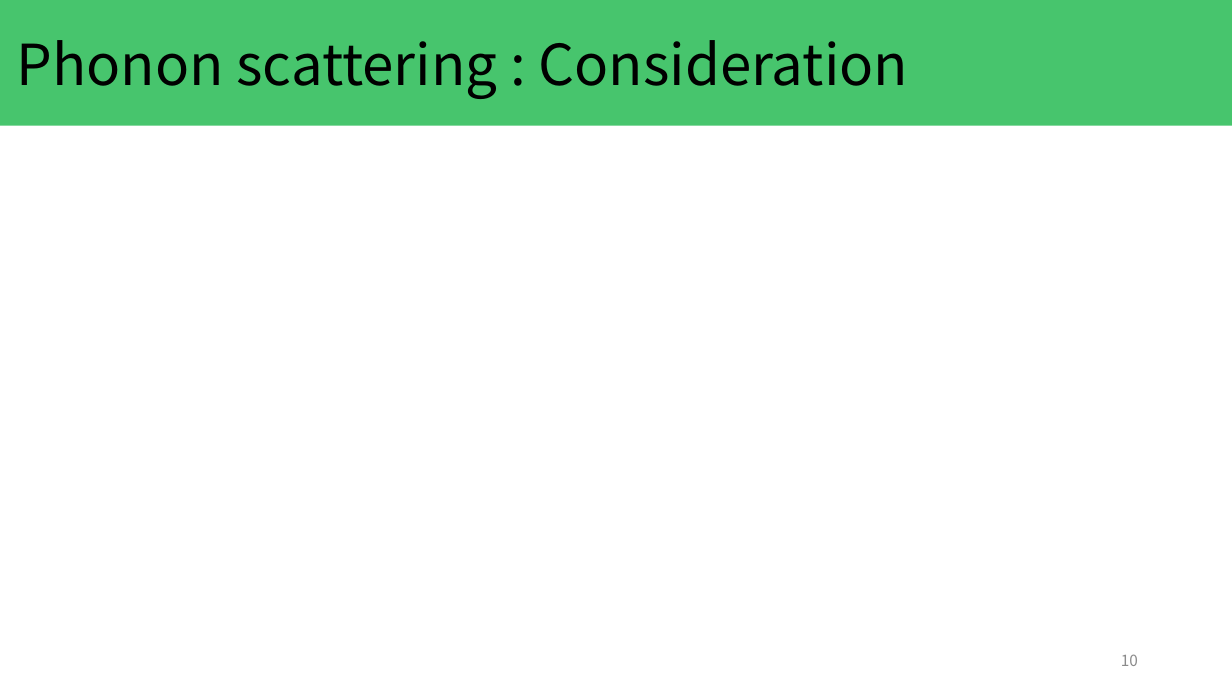
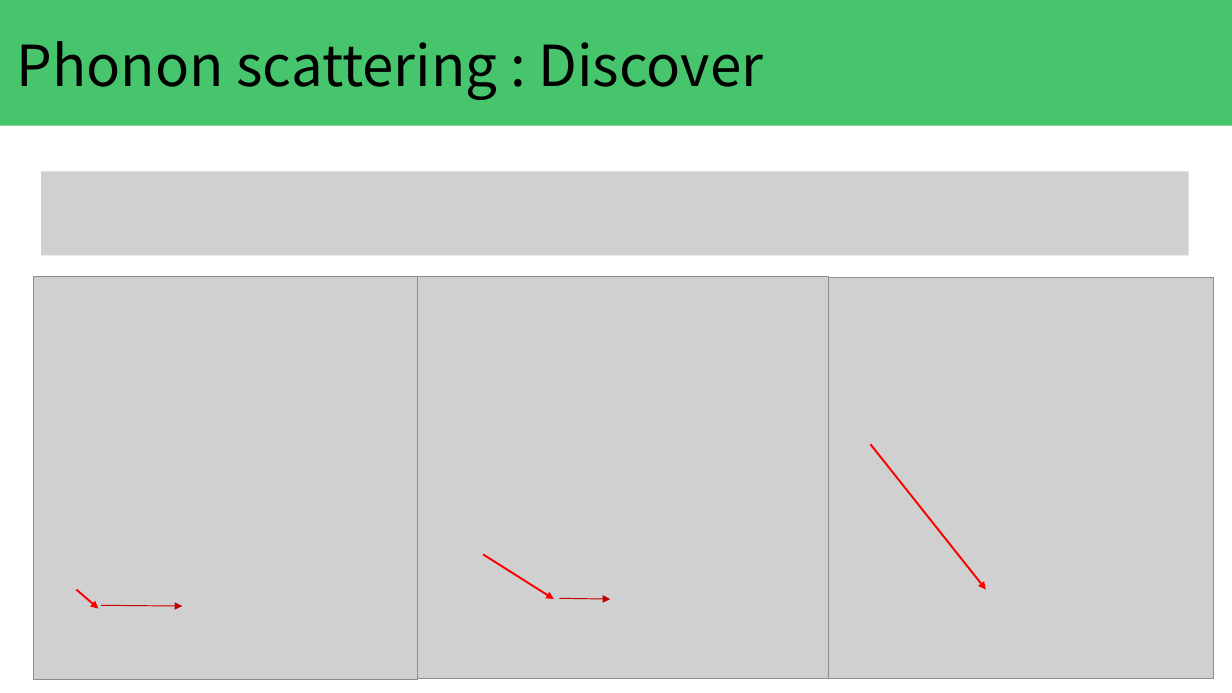
Before and after one commit to KeitoKubo/MonteCarlo-simulation-with-Fermi-degeneracy, a slide deck: slide 10 of presentation/kubo_20231129.pptx. Drawn at 1232x693 pixels with LibreOffice and Linux fonts; fonts in the diff are those of the drawing; grey boxes stand for pictures. Boxes give left, top, right and bottom in pixels: in the first picture for what was removed or moved away, otherwise in the second. Text is boxed around its words. In the diff, an @@ line names an element or a change of style, - is before the commit and + after.

```diff
--- a/presentation/kubo_20231129.pptx
+++ b/presentation/kubo_20231129.pptx
@@ title at bbox=[17, 41, 764, 100]: text changed @@
-Phonon scattering : Consideration
+Phonon scattering : Discover
@@ picture added at bbox=[42, 172, 1189, 256] @@
@@ picture added at bbox=[33, 276, 418, 679] @@
@@ picture added at bbox=[418, 276, 829, 678] @@
@@ picture added at bbox=[829, 278, 1214, 679] @@
@@ picture added at bbox=[883, 349, 1090, 396] @@
@@ picture added at bbox=[115, 367, 303, 404] @@
@@ picture added at bbox=[506, 364, 714, 410] @@
@@ arrow added from (871, 445) to (986, 590), #FF0000 1.5 pt @@
@@ arrow added from (483, 555) to (554, 599), #FF0000 1.5 pt @@
@@ arrow added from (77, 590) to (99, 609), #FF0000 1.5 pt @@
@@ arrow added from (559, 599) to (610, 599), #C00000 0.75 pt @@
@@ arrow added from (101, 605) to (182, 606), #C00000 0.75 pt @@
@@ page number removed at bbox=[1121, 654, 1138, 666] @@
-10
```
Also in this commit, not shown: 3 other slides changed, 1 slide added, 1 other file.
